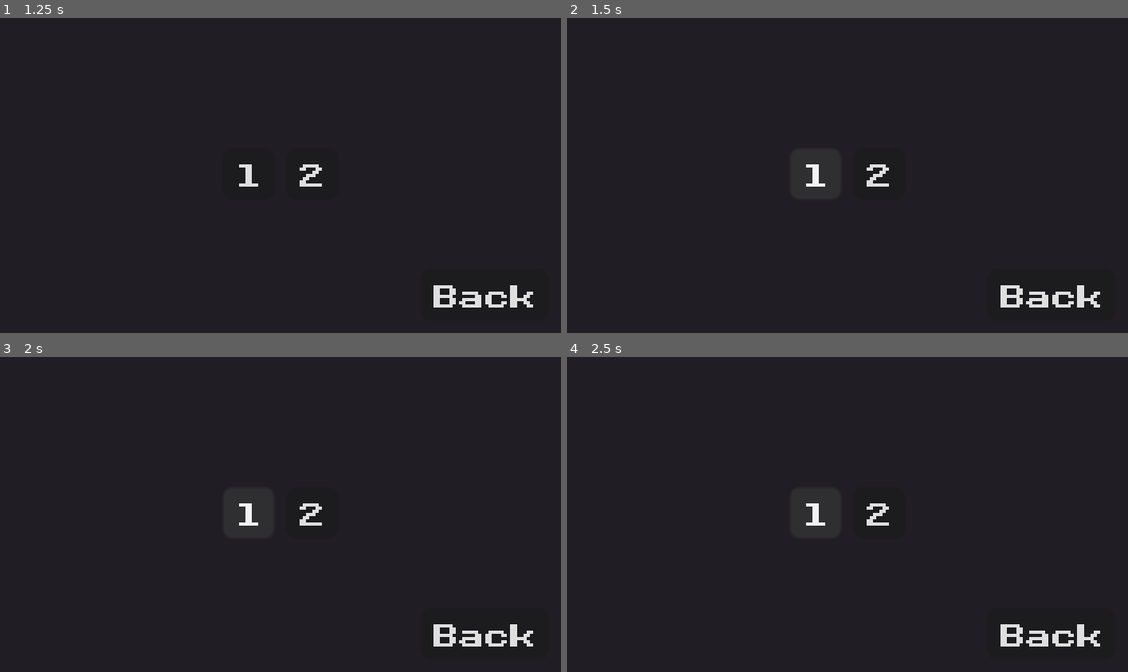
Above: before the commit, frames 1-4 (two rows, left to right).
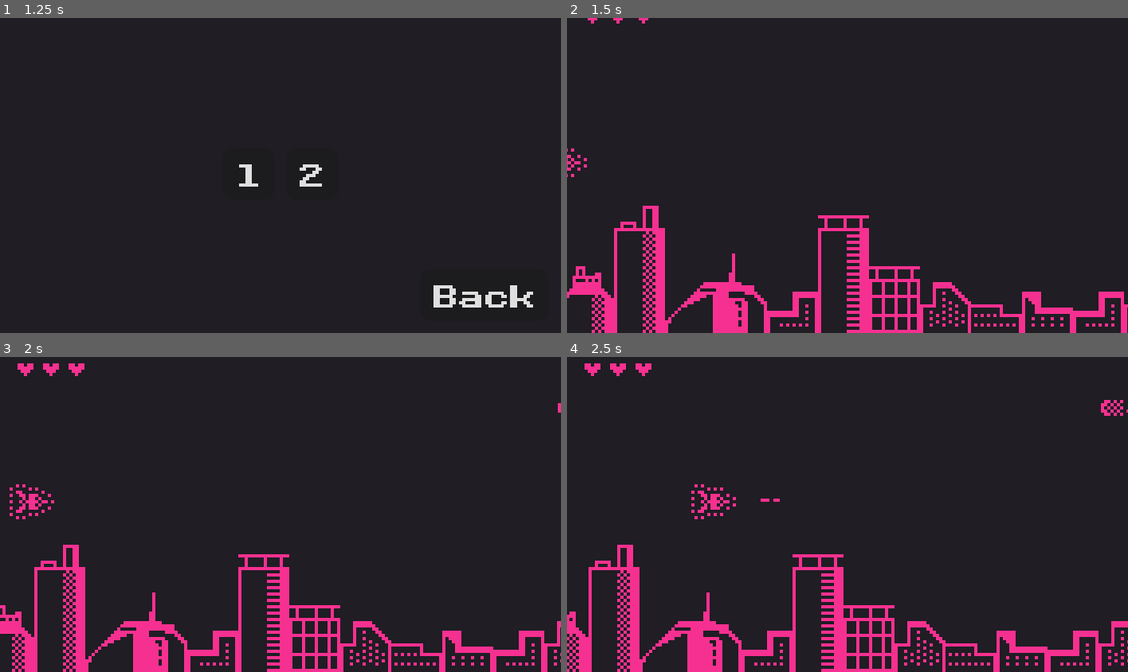
Above: after the commit, the same moments.

Repository: victor-romero-martinez/space-umpact
Game: Godot game, scene res://control/main_menu.tscn
Same seed, same stepped clock (60 frames per second), same inputs: the game is played once before the commit and once after it.
Inputs:
- Up to frame 1 (1.25 s): click "Level" at 0.5 s
- Up to frame 2 (1.5 s): click "1" at 1.25 s
- Up to frame 3 (2 s): no input
- Up to frame 4 (2.5 s): tap Enter (ui_accept) at 2, 2.27 s; hold Right (ui_right) from 2.03 s (still down)

Frame 1 is identical in both runs. In frame 2, 8.3% of the frame differs, in the area x 0-100%, y 0-100%; in frame 3, 8.7%; in frame 4, 8.7%, in the area x 0-100%, y 2-100%.

Commit message:
feat: add change scene

Diff:
--- a/control/level_button.tscn
+++ /dev/null
@@ -1,10 +0,0 @@
-[gd_scene load_steps=2 format=3 uid="uid://t11e1j1uheum"]
-
-[ext_resource type="Script" path="res://scripts/control/level_button.gd" id="1_mgw7j"]
-
-[node name="LevelButton" type="Button"]
-offset_right = 8.0
-offset_bottom = 8.0
-focus_mode = 0
-theme_override_font_sizes/font_size = 8
-script = ExtResource("1_mgw7j")
--- a/scripts/control/level_button.gd
+++ /dev/null
@@ -1,15 +0,0 @@
-extends Button
-class_name LevelButton
-
-
-signal set_level(level_index: int)
-
-
-func _ready():
-	connect('pressed', Callable(self, '_on_pressed'))
-
-
-func _on_pressed():
-	#var who_i_am = get_parent().get_children()
-	#self.id = 1
-	print(self)
--- a/scripts/control/level_menu.gd
+++ b/scripts/control/level_menu.gd
@@ -21,8 +21,8 @@
 		push_error('Leveld PackedScene is missing')
 
 
-func on_emit_level(v: int):
-	print(v)
+func on_emit_level(index: int):
+	get_tree().change_scene_to_packed(levels[index])
 
 
 func _on_back_pressed():
